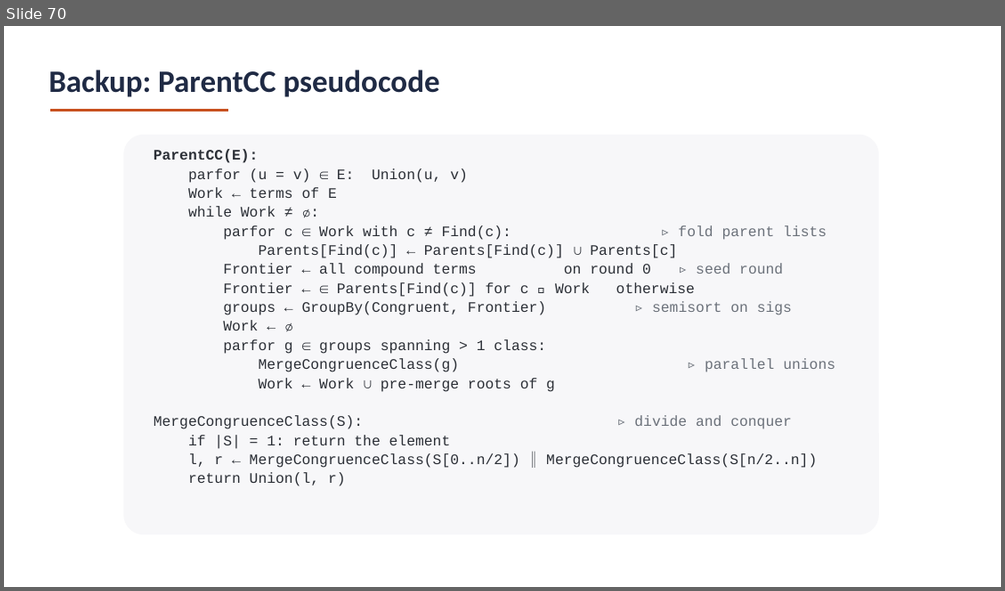
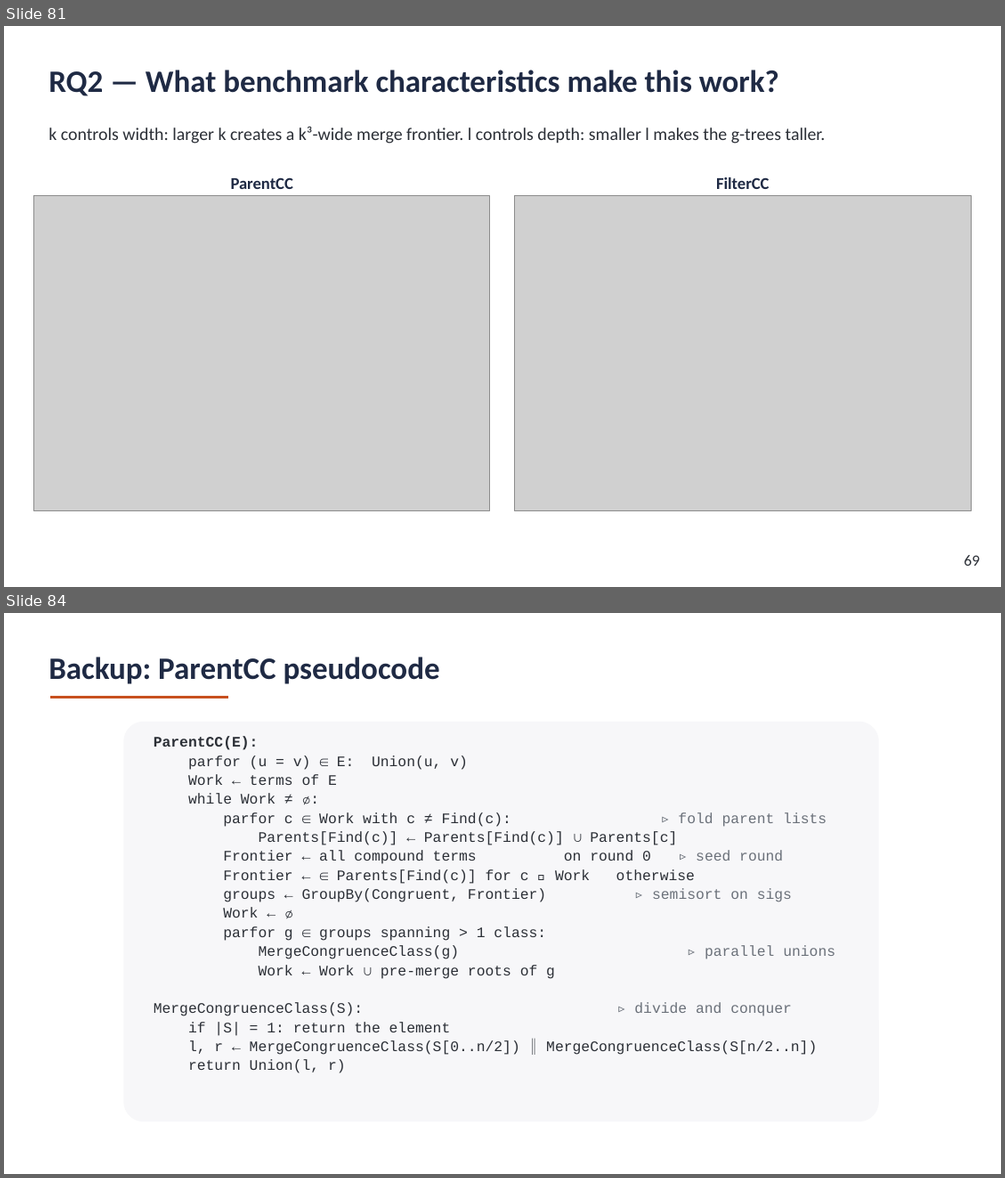
Before and after one commit to amarshah1/parallelcc-paper, a slide deck: slides/parallelcc-part1-version-2.pptx. Shown one above the other, each under a label of ours: slide 70 before the commit, slides 81 and 84 after it; the slides between them are not shown. The pictures are 1005x591 and 1005x1178 pixels, drawn with LibreOffice and Linux fonts; fonts in the diff are those of the drawing; grey boxes stand for pictures. Boxes give left, top, right and bottom in pixels: in the first picture for what was removed or moved away, otherwise in the second. Text is boxed around its words. In the diff, an @@ line names an element or a change of style, - is before the commit and + after.

```diff
--- a/slides/parallelcc-part1-version-2.pptx
+++ b/slides/parallelcc-part1-version-2.pptx
@@ slide 81 added at (x1=4, y1=26, x2=1001, y2=587), background #FFFFFF @@
@@ text added at (x1=48, y1=70, x2=779, y2=96), 30 pt, text #1F2A44, bold @@
+RQ2 — What benchmark characteristics make this work?
@@ text added at (x1=48, y1=126, x2=825, y2=143), 17 pt, text #2B2F36 @@
+k controls width: larger k creates a k³-wide merge frontier. l controls depth: smaller l makes the g-trees taller.
@@ text added at (x1=231, y1=177, x2=293, y2=189), 16 pt, text #1F2A44, bold @@
+ParentCC
@@ text added at (x1=716, y1=177, x2=769, y2=189), 16 pt, text #1F2A44, bold @@
+FilterCC
@@ picture added at (x1=34, y1=196, x2=490, y2=510) @@
@@ picture added at (x1=515, y1=196, x2=971, y2=510) @@
@@ text added at (x1=963, y1=555, x2=979, y2=565), 15 pt, text #2B2F36 @@
+69
@@ what was slide 70 is now slide 84 @@
```
Also in this commit, not shown: 2 slides changed, 14 other slides added, 1 slide removed.
